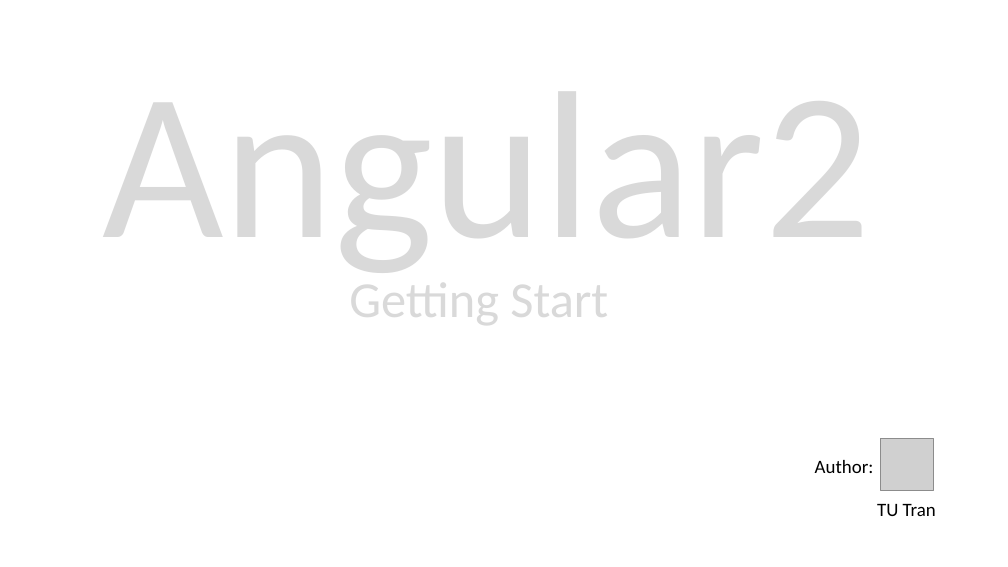
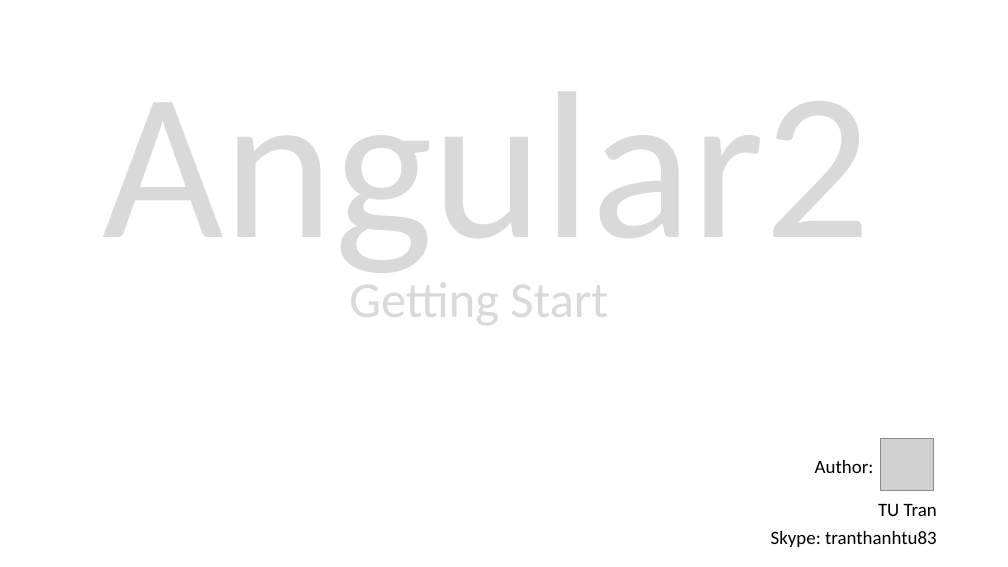
Before and after one commit to thanhtuit27/angular2_gettingstart, a slide deck: slide 1 of Angular2.pptx. Drawn at 1008x567 pixels with LibreOffice and Linux fonts; fonts in the diff are those of the drawing; grey boxes stand for pictures. Boxes give left, top, right and bottom in pixels: in the first picture for what was removed or moved away, otherwise in the second. Text is boxed around its words. In the diff, an @@ line names an element or a change of style, - is before the commit and + after.

Commit message:
update skype

```diff
--- a/Angular2.pptx
+++ b/Angular2.pptx
@@ text "TU Tran" at (x1=878, y1=504, x2=937, y2=516): alignment left to right @@
@@ text added at (x1=771, y1=531, x2=937, y2=547), 18 pt, text #000000 @@
+Skype: tranthanhtu83
```
